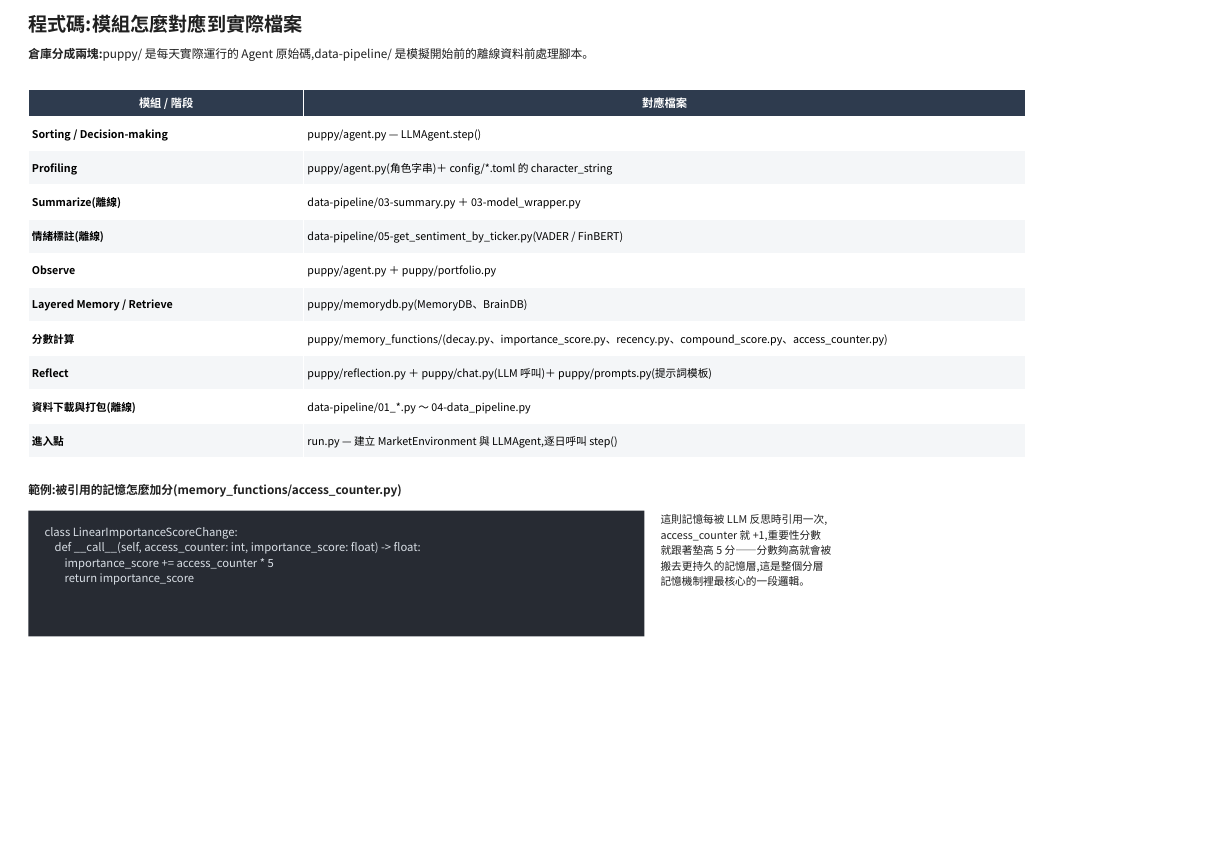
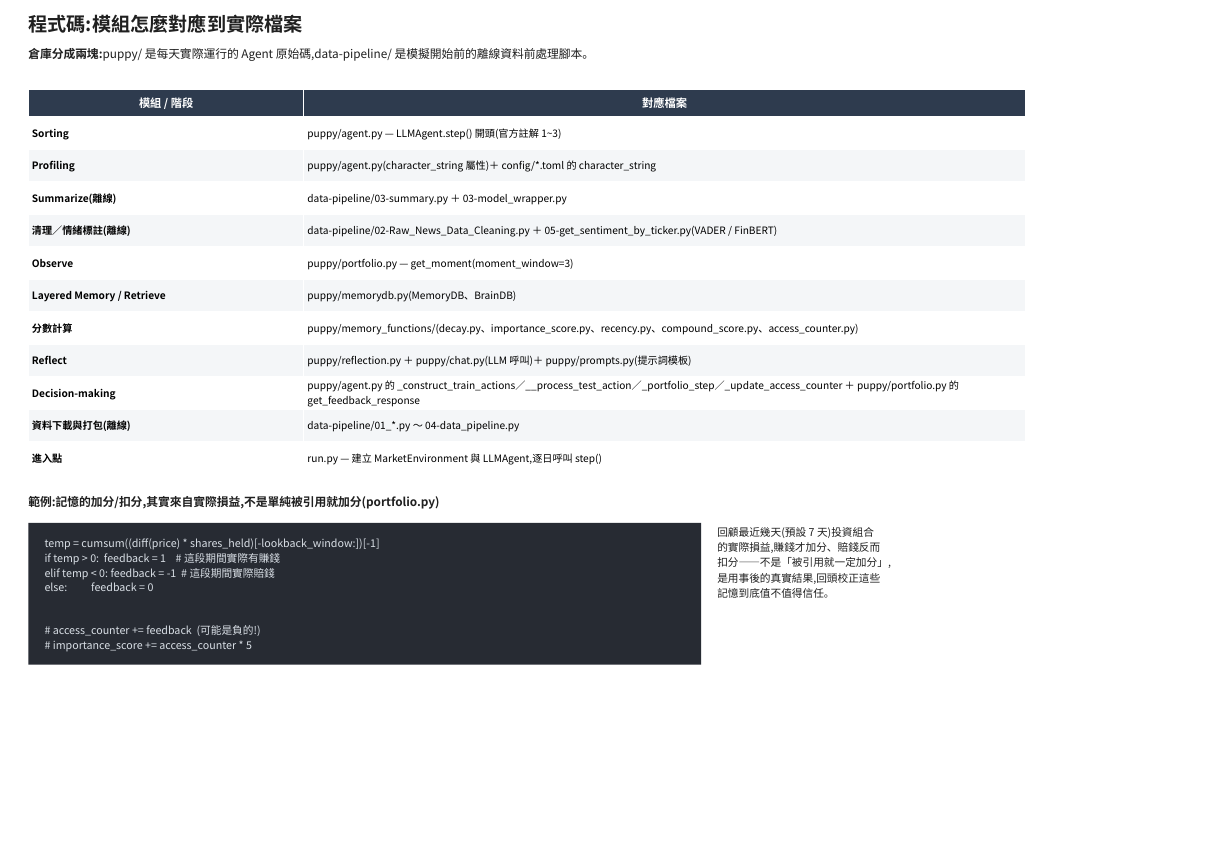
Before and after one commit to t114368508-Andy/FinMem-LLM-StockTrading, a slide deck: slide 2 of Andy/FinMem_PPT_完整版.pptx. Drawn at 1232x843 pixels with LibreOffice and Linux fonts; fonts in the diff are those of the drawing. Boxes give left, top, right and bottom in pixels: in the first picture for what was removed or moved away, otherwise in the second. Text is boxed around its words. In the diff, an @@ line names an element or a change of style, - is before the commit and + after.

```diff
--- a/Andy/FinMem_PPT_完整版.pptx
+++ b/Andy/FinMem_PPT_完整版.pptx
@@ table at box(28, 89, 1025, 474) @@
-row 2, column 1: Sorting / Decision-making
+row 2, column 1: Sorting
-row 2, column 2: puppy/agent.py — LLMAgent.step()
+row 2, column 2: puppy/agent.py — LLMAgent.step() 開頭(官方註解 1~3)
-row 3, column 2: puppy/agent.py(角色字串)＋ config/*.toml 的 character_string
+row 3, column 2: puppy/agent.py(character_string 屬性)＋ config/*.toml 的 character_string
-row 5, column 1: 情緒標註(離線)
+row 5, column 1: 清理／情緒標註(離線)
-row 5, column 2: data-pipeline/05-get_sentiment_by_ticker.py(VADER / FinBERT)
+row 5, column 2: data-pipeline/02-Raw_News_Data_Cleaning.py ＋ 05-get_sentiment_by_ticker.py(VADER / FinBERT)
-row 6, column 2: puppy/agent.py ＋ puppy/portfolio.py
+row 6, column 2: puppy/portfolio.py — get_moment(moment_window=3)
+row 10: Decision-making | puppy/agent.py 的 _construct_train_actions／__process_test_action／_portfolio_step／_update_access_counter ＋ puppy/portfolio.py 的 get_feedback_response
@@ text at box(28, 496, 439, 509): text changed @@
-範例:被引用的記憶怎麼加分(memory_functions/access_counter.py)
+範例:記憶的加分/扣分,其實來自實際損益,不是單純被引用就加分(portfolio.py)
@@ rectangle: place and size @@
-rectangle at box(28, 511, 644, 636)
+rectangle at box(28, 523, 701, 665)
@@ text at box(45, 538, 380, 651): text changed; size 10 to 9.5 pt @@
-class LinearImportanceScoreChange:
-def __call__(self, access_counter: int, importance_score: float) -> float:
-importance_score += access_counter * 5
-return importance_score
+temp = cumsum((diff(price) * shares_held)[-lookback_window:])[-1]
+if temp > 0: feedback = 1 # 這段期間實際有賺錢
+elif temp < 0: feedback = -1 # 這段期間實際賠錢
+else: feedback = 0
+# access_counter += feedback (可能是負的!)
+# importance_score += access_counter * 5
@@ text at box(717, 527, 891, 598): text changed @@
-這則記憶每被 LLM 反思時引用一次,
-access_counter 就 +1,重要性分數
-就跟著墊高 5 分——分數夠高就會被
-搬去更持久的記憶層,這是整個分層
-記憶機制裡最核心的一段邏輯。
+回顧最近幾天(預設 7 天)投資組合
+的實際損益,賺錢才加分、賠錢反而
+扣分——不是「被引用就一定加分」,
+是用事後的真實結果,回頭校正這些
+記憶到底值不值得信任。
```
Also in this commit, not shown: 2 other slides changed, 3 other files.
